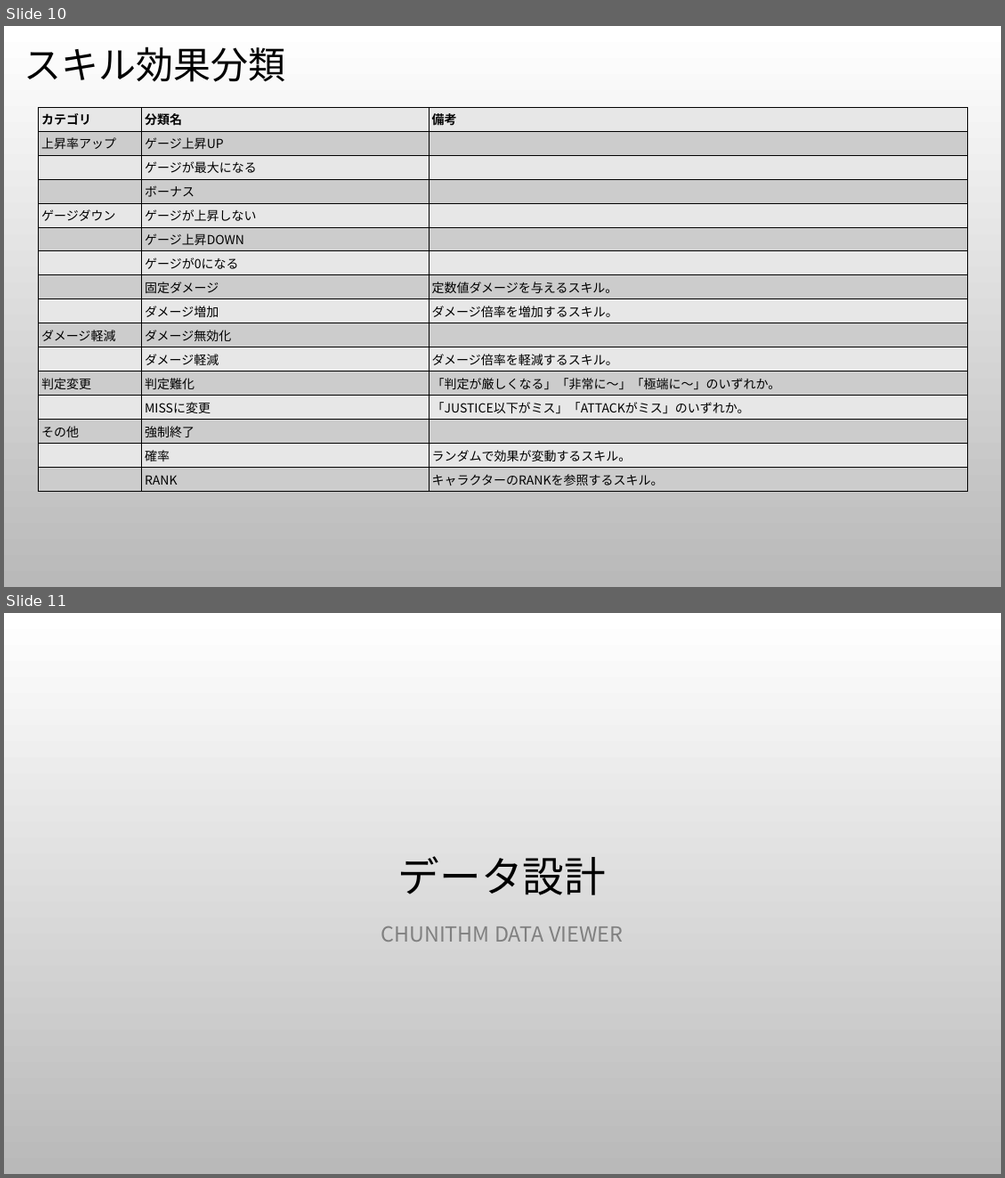
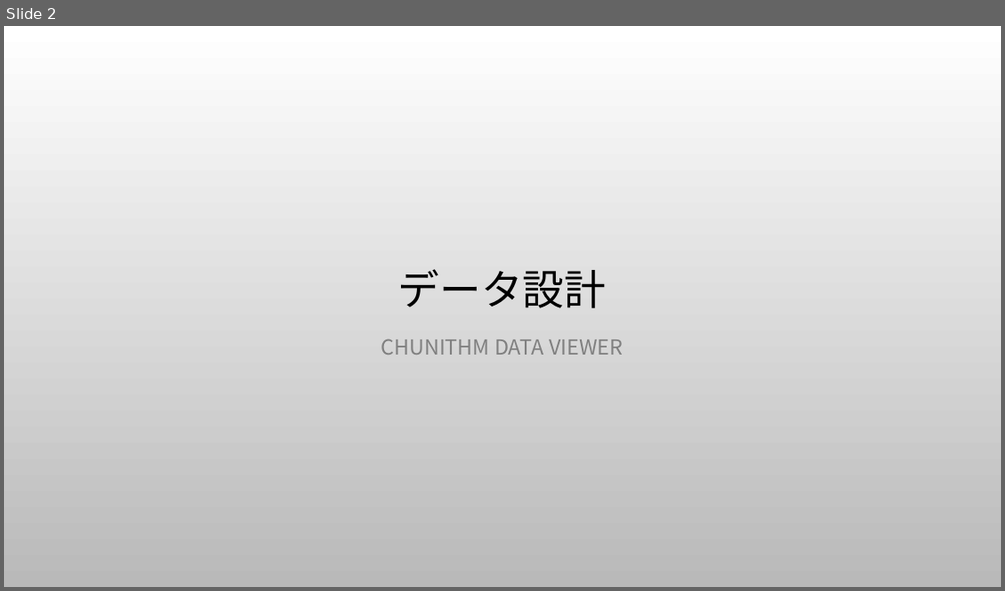
Before and after one commit to BARANCE/ChunithmDataViewer, a slide deck: doc/spec/specifications.pptx. Shown one above the other, each under a label of ours: slides 10 and 11 before the commit, slide 2 after it. The pictures are 1005x1178 and 1005x591 pixels, drawn with LibreOffice and Linux fonts; fonts in the diff are those of the drawing; background and template pictures are left out. Boxes give left, top, right and bottom in pixels: in the first picture for what was removed or moved away, otherwise in the second. Text is boxed around its words. In the diff, an @@ line names an element or a change of style, - is before the commit and + after.

```diff
--- a/doc/spec/specifications.pptx
+++ b/doc/spec/specifications.pptx
@@ slide 10 removed at <box>4,26,1001,587</box>, background picture (left out) @@
@@ title removed at <box>24,46,285,82</box> @@
-スキル効果分類
@@ table removed at <box>39,108,967,489</box>, 16 rows, 3 columns @@
-カテゴリ | 分類名 | 備考
-上昇率アップ | ゲージ上昇UP | 
- | ゲージが最大になる | 
- | ボーナス | 
-ゲージダウン | ゲージが上昇しない | 
- | ゲージ上昇DOWN | 
- | ゲージが0になる | 
- | 固定ダメージ | 定数値ダメージを与えるスキル。
- | ダメージ増加 | ダメージ倍率を増加するスキル。
-ダメージ軽減 | ダメージ無効化 | 
- | ダメージ軽減 | ダメージ倍率を軽減するスキル。
-判定変更 | 判定難化 | 「判定が厳しくなる」「非常に～」「極端に～」のいずれか。
- | MISSに変更 | 「JUSTICE以下がミス」「ATTACKがミス」のいずれか。
-その他 | 強制終了 | 
- | 確率 | ランダムで効果が変動するスキル。
- | RANK | キャラクターのRANKを参照するスキル。
@@ what was slide 11 is now slide 2 @@
```
Also in this commit, not shown: 1 slide changed, 8 other slides removed, 1 other file.
